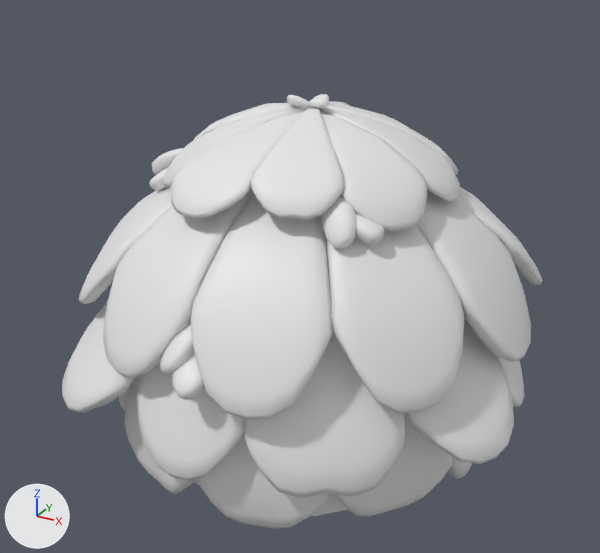
The FBX model ValleyProduction/Assets/_Art/Meshes/Environment/Vegetation/Bush/Healthy/SM_HealthyBush_01_LOD0.fbx, before and after one commit.
Before and after are seen from a 50 mm lens placed at (1.63, -3.21, 2.36), pointed at (-0.08, -0.09, 0.8). Arrows for +X, +Y and +Z are at lower left; the lights stay in place. Where no turn or scale is listed for an object, it has been applied to the vertices.

Names of what the first picture shows: 'Bush_01_LOD0'.
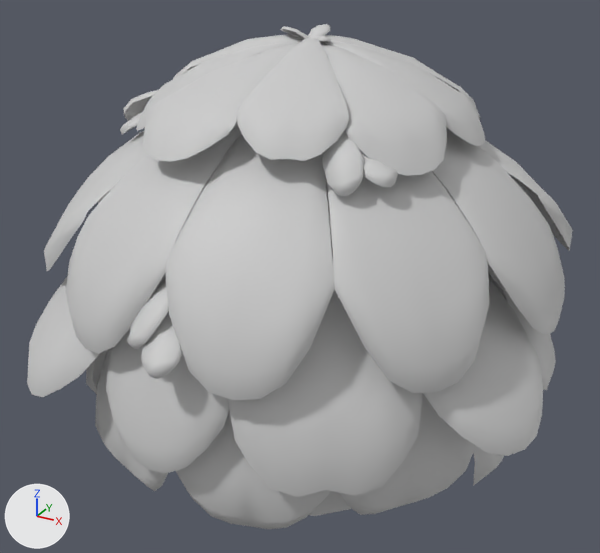
Commit message: Edit Bush

Location of each change, (x1, y1, x2, y2) in pixels of the pictures (600 x 553 px):
'Bush_01_LOD0', reshaped (14% wider, 16% taller): before (62, 94, 542, 529); after (27, 24, 573, 529)
part 1 of me_mesh, rebuilt (20% wider, 17% taller): before (190, 192, 332, 420); after (165, 133, 335, 400)
part 2 of me_mesh, rebuilt (17% wider, 20% taller): before (103, 185, 253, 378); after (66, 122, 241, 354)
part 3 of me_mesh, rebuilt (15% wider, 21% taller): before (416, 190, 531, 362); after (433, 127, 565, 335)
part 4 of me_mesh, rebuilt (11% wider, 18% taller): before (79, 186, 172, 304); after (44, 131, 147, 271)
part 5 of me_mesh, rebuilt: before (62, 301, 135, 413); after (27, 200, 197, 397)
part 6 of me_mesh, rebuilt: before (137, 360, 245, 480); after (106, 227, 230, 473)
part 7 of me_mesh, rebuilt (not visible before): after (197, 154, 226, 200)
part 8 of me_mesh, rebuilt (20% wider, 20% taller): before (244, 259, 406, 498); after (228, 211, 423, 497)
part 9 of me_mesh, rebuilt (11% wider, 20% taller): before (407, 317, 514, 464); after (424, 280, 543, 456)
part 10 of me_mesh, rebuilt: before (497, 356, 524, 406); after (459, 208, 556, 390)
part 11 of me_mesh, rebuilt (not visible before): after (488, 273, 506, 299)
part 12 of me_mesh, rebuilt: before (119, 385, 131, 411); after (86, 350, 107, 394)
part 13 of me_mesh, rebuilt (20% taller): before (124, 375, 195, 494); after (95, 348, 168, 491)
part 14 of me_mesh, deleted: before (149, 94, 472, 529)
part 15 of me_mesh, built on: before (172, 187, 542, 414); after (120, 24, 573, 529)

The change, as a list of edits to the scene's bpy script:
```text
Change me_mesh:
    remove me_mesh.from_pydata(...)  # 6406 vertices, 12036 faces; spans x -1.11..1.01, y -1.06..1.05, z -0.02..1.63
    add me_mesh.from_pydata(...)  # 2426 vertices, 1971 faces; spans x -1.24..1.13, y -1.2..1.18, z 0.0..1.91
    me_mesh part 1: the loose piece of 167 vertices spanning x -0.12..0.42, y -1.02..-0.21, z 0.62..1.43 is rebuilt with 45 vertices and now spans x -0.14..0.47, y -1.14..-0.24, z 0.78..1.7, in mat_defaultmaterial (light grey #cbcbcb)
    me_mesh part 2: the loose piece of 167 vertices spanning x -0.64..-0.09, y -1.0..-0.19, z 0.62..1.43 is rebuilt with 46 vertices and now spans x -0.73..-0.1, y -1.12..-0.22, z 0.78..1.7, in mat_defaultmaterial (light grey #cbcbcb)
    me_mesh part 3: the loose piece of 167 vertices spanning x 0.17..0.98, y -0.3..0.25, z 0.62..1.43 is rebuilt with 45 vertices and now spans x 0.2..1.09, y -0.35..0.28, z 0.78..1.7, in mat_defaultmaterial (light grey #cbcbcb)
    me_mesh part 4: the loose piece of 167 vertices spanning x -1.05..-0.2, y -0.71..-0.04, z 0.68..1.39 is rebuilt with 47 vertices and now spans x -1.18..-0.22, y -0.79..-0.05, z 0.85..1.66, in mat_defaultmaterial (light grey #cbcbcb)
    me_mesh part 5: the loose piece of 127 vertices spanning x -0.99..-0.18, y -0.96..-0.19, z 0.31..0.98 is rebuilt with 37 vertices and now spans x -1.1..-0.2, y -1.07..-0.22, z 0.42..1.19, in mat_defaultmaterial (light grey #cbcbcb)
    me_mesh part 6: the loose piece of 127 vertices spanning x -0.43..0.13, y -1.03..-0.53, z 0.24..0.98 is rebuilt with 37 vertices and now spans x -0.49..0.14, y -1.15..-0.62, z 0.35..1.19, in mat_defaultmaterial (light grey #cbcbcb)
    me_mesh part 7: the loose piece of 127 vertices spanning x -1.08..-0.52, y 0.07..0.63, z 0.24..1.0 is rebuilt with 37 vertices and now spans x -1.22..-0.6, y 0.08..0.71, z 0.34..1.21, in mat_defaultmaterial (light grey #cbcbcb)
    me_mesh part 8: the loose piece of 127 vertices spanning x 0.02..0.68, y -0.96..-0.31, z 0.27..1.09 is rebuilt with 37 vertices and now spans x 0.02..0.77, y -1.07..-0.36, z 0.38..1.31, in mat_defaultmaterial (light grey #cbcbcb)
    me_mesh part 9: the loose piece of 127 vertices spanning x 0.3..1.01, y -0.6..-0.02, z 0.34..0.94 is rebuilt with 37 vertices and now spans x 0.34..1.13, y -0.67..-0.03, z 0.46..1.14, in mat_defaultmaterial (light grey #cbcbcb)
    me_mesh part 10: the loose piece of 127 vertices spanning x 0.44..0.95, y -0.08..0.47, z 0.26..0.99 is rebuilt with 37 vertices and now spans x 0.51..1.07, y -0.09..0.53, z 0.37..1.21, in mat_defaultmaterial (light grey #cbcbcb)
    me_mesh part 11: the loose piece of 107 vertices spanning x 0.43..0.83, y 0.23..0.73, z 0.01..0.62 is rebuilt with 26 vertices and now spans x 0.49..0.93, y 0.26..0.83, z 0.04..0.73, in mat_defaultmaterial (light grey #cbcbcb)
    me_mesh part 12: the loose piece of 107 vertices spanning x -0.98..-0.58, y -0.7..-0.2, z 0.08..0.68 is rebuilt with 26 vertices and now spans x -1.1..-0.67, y -0.8..-0.22, z 0.16..0.85, in mat_defaultmaterial (light grey #cbcbcb)
    me_mesh part 13: the loose piece of 107 vertices spanning x -0.65..-0.12, y -0.93..-0.6, z -0.02..0.58 is rebuilt with 26 vertices and now spans x -0.74..-0.14, y -1.06..-0.7, z 0.05..0.73, in mat_defaultmaterial (light grey #cbcbcb)
    me_mesh part 14: 26 loose pieces with 2739 vertices, spanning x -1.01..0.85, y -1.02..0.96, z -0.02..1.63, are deleted
    me_mesh part 15: 1 vertex moved within x 0.85, y 0.52, z 0.72; 625 vertices removed from x -0.16..0.91, y -1.06..0.91, z 0.22..1.43; 1399 vertices added at x -0.92..1.01, y -1.2..1.09, z 0.0..1.91
    add me_mesh.materials.append(mat_defaultmaterial)  # light grey #cbcbcb
```
